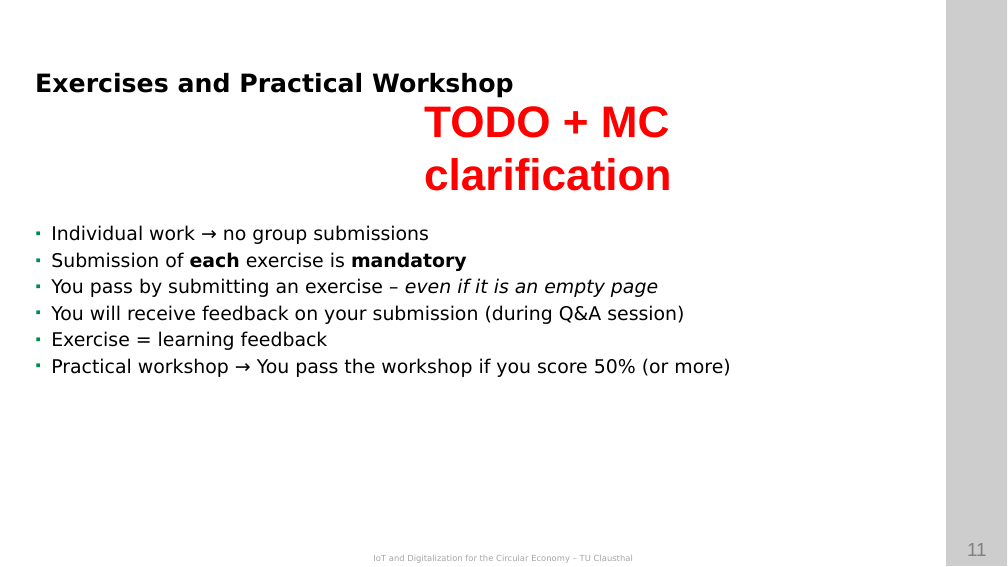
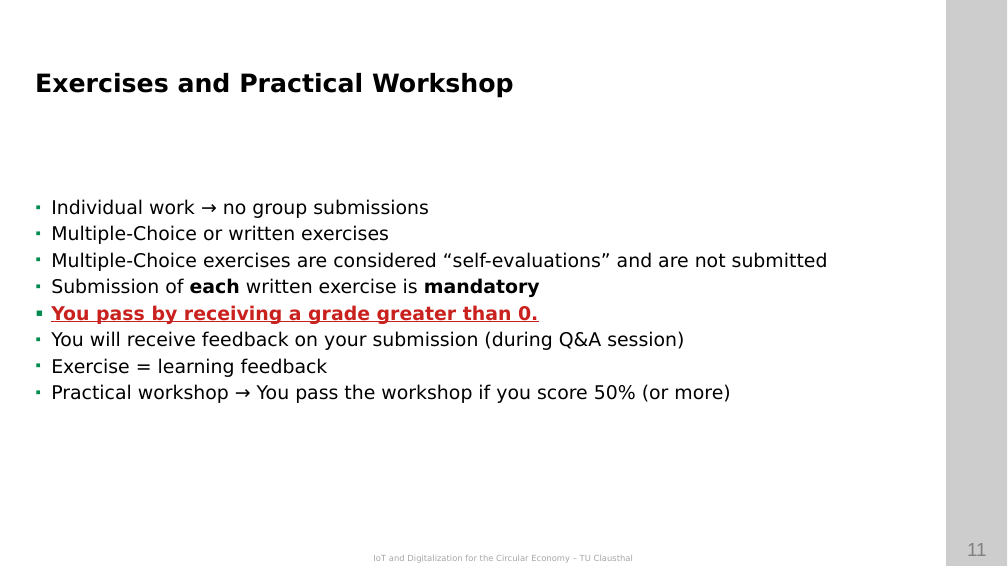
Before and after one commit to ETCE-LAB/teaching-material, a slide deck: slide 11 of IoT-and-Digitalization-for-the-Circular-Economy/IoT-CE-L00-Organization.pptx. Drawn at 1008x567 pixels with LibreOffice and Linux fonts; fonts in the diff are those of the drawing; background and template pictures are left out. Boxes give left, top, right and bottom in pixels: in the first picture for what was removed or moved away, otherwise in the second. Text is boxed around its words. In the diff, an @@ line names an element or a change of style, - is before the commit and + after.

```diff
--- a/IoT-and-Digitalization-for-the-Circular-Economy/IoT-CE-L00-Organization.pptx
+++ b/IoT-and-Digitalization-for-the-Circular-Economy/IoT-CE-L00-Organization.pptx
@@ text removed at box(424, 106, 671, 191) @@
-TODO + MC clarification
@@ text at box(51, 225, 828, 324): text changed @@
-▪ Submission of each exercise is mandatory
-▪ You pass by submitting an exercise – even if it is an empty page
+▪ Multiple-Choice or written exercises
+▪ Multiple-Choice exercises are considered “self-evaluations” and are not submitted
+▪ Submission of each written exercise is mandatory
+▪ You pass by receiving a grade greater than 0.
```
Also in this commit, not shown: 1 other slide changed, 17 slides added, 1 other file.
